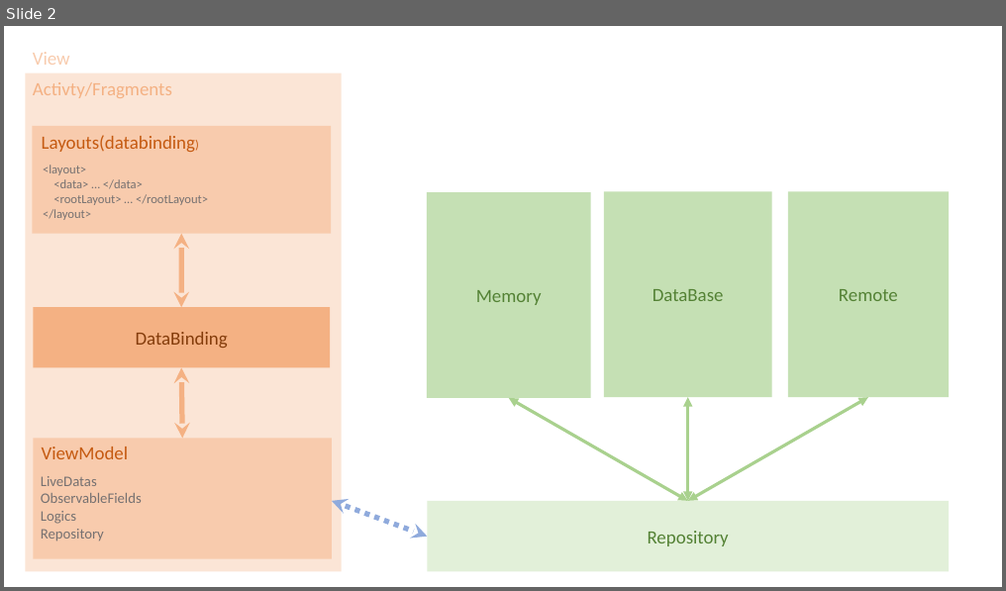
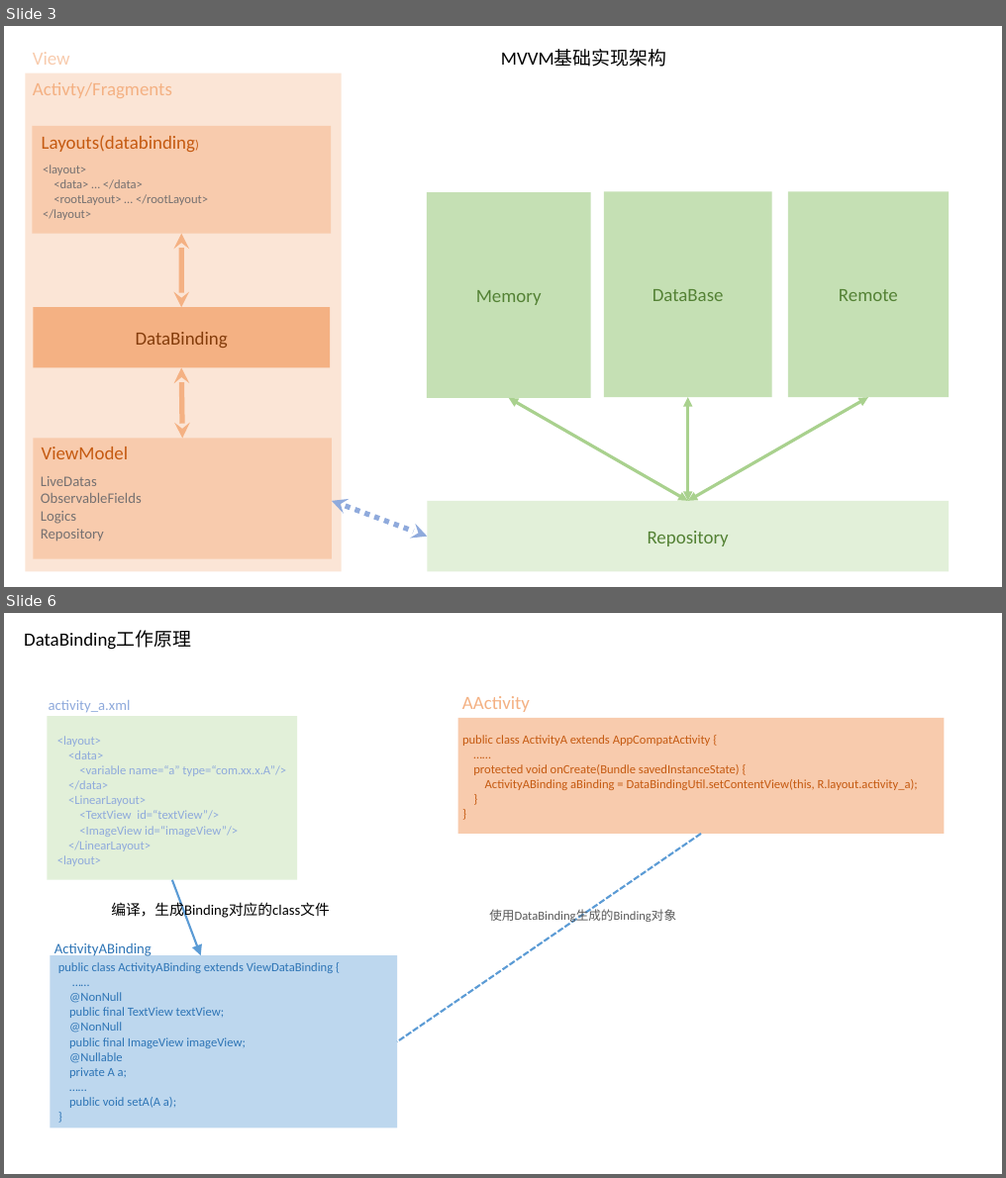
Before and after one commit to Ung8023/AndroidStudy, a slide deck: Note/架构/Android 架构.pptx. Shown one above the other, each under a label of ours: slide 2 before the commit, slides 3 and 6 after it; the slides between them are not shown. The pictures are 1006x591 and 1006x1178 pixels, drawn with LibreOffice and Linux fonts; fonts in the diff are those of the drawing. Boxes give left, top, right and bottom in pixels: in the first picture for what was removed or moved away, otherwise in the second. Text is boxed around its words. In the diff, an @@ line names an element or a change of style, - is before the commit and + after.

```diff
--- a/Note/架构/Android 架构.pptx
+++ b/Note/架构/Android 架构.pptx
@@ slide 6 added at (4,613,1002,1174), background #FFFFFF @@
@@ text added at (24,631,191,650), 18 pt, text #000000 @@
+DataBinding工作原理
@@ text added at (49,700,131,712), 14 pt, text #8FAADC @@
+activity_a.xml
@@ text added at (462,696,530,712), 18 pt, text #F4B183 @@
+AActivity
@@ rectangle added at (48,716,297,880), fill #E2F0D9 @@
@@ rectangle added at (458,718,944,834), fill #F8CBAD @@
@@ text added at (57,736,286,866), 12 pt, text #8FAADC @@
+<layout>
+<data>
+<variable name=“a” type=“com.xx.x.A”/>
+</data>
+<LinearLayout>
+<TextView id=“textView”/>
+<ImageView id=“imageView”/>
+</LinearLayout>
+<layout>
@@ text added at (462,735,918,790), 12 pt, text #C55A11 @@
+public class ActivityA extends AppCompatActivity {
+……
+protected void onCreate(Bundle savedInstanceState) {
+ActivityABinding aBinding = DataBindingUtil.setContentView(this, R.layout.activity_a);
+}
+}
@@ line added from (701, 834) to (397, 1042), #5B9BD5 2 pt dashed @@
@@ text added at (111,901,330,920), 14 pt, text #000000 @@
+编译，生成Binding对应的class文件
@@ arrow added from (172, 880) to (201, 956), #5B9BD5 2 pt @@
@@ text added at (489,906,676,923), 12 pt, text #595959 @@
+使用DataBinding生成的Binding对象
@@ rectangle added at (50,956,397,1129), fill #BDD7EE @@
@@ text added at (54,944,152,958), 14 pt, text #2E75B6 @@
+ActivityABinding
@@ text added at (58,962,333,1108), 12 pt, text #2E75B6 @@
+public class ActivityABinding extends ViewDataBinding {
+……
+@NonNull
+public final TextView textView;
+@NonNull
+public final ImageView imageView;
+@Nullable
+private A a;
+……
+public void setA(A a);
+}
@@ what was slide 2 is now slide 3 @@
@@ slide 3 changed as well @@
@@ text added at (501,50,666,67), 18 pt, text #000000 @@
+MVVM基础实现架构
```
Also in this commit, not shown: 1 other slide changed, 9 other slides added, 2 other files.
